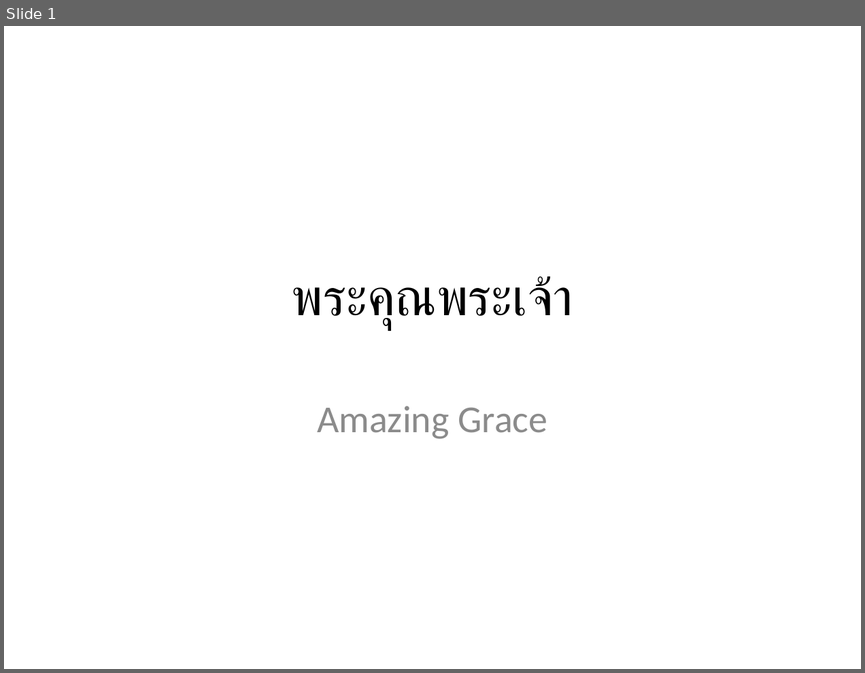
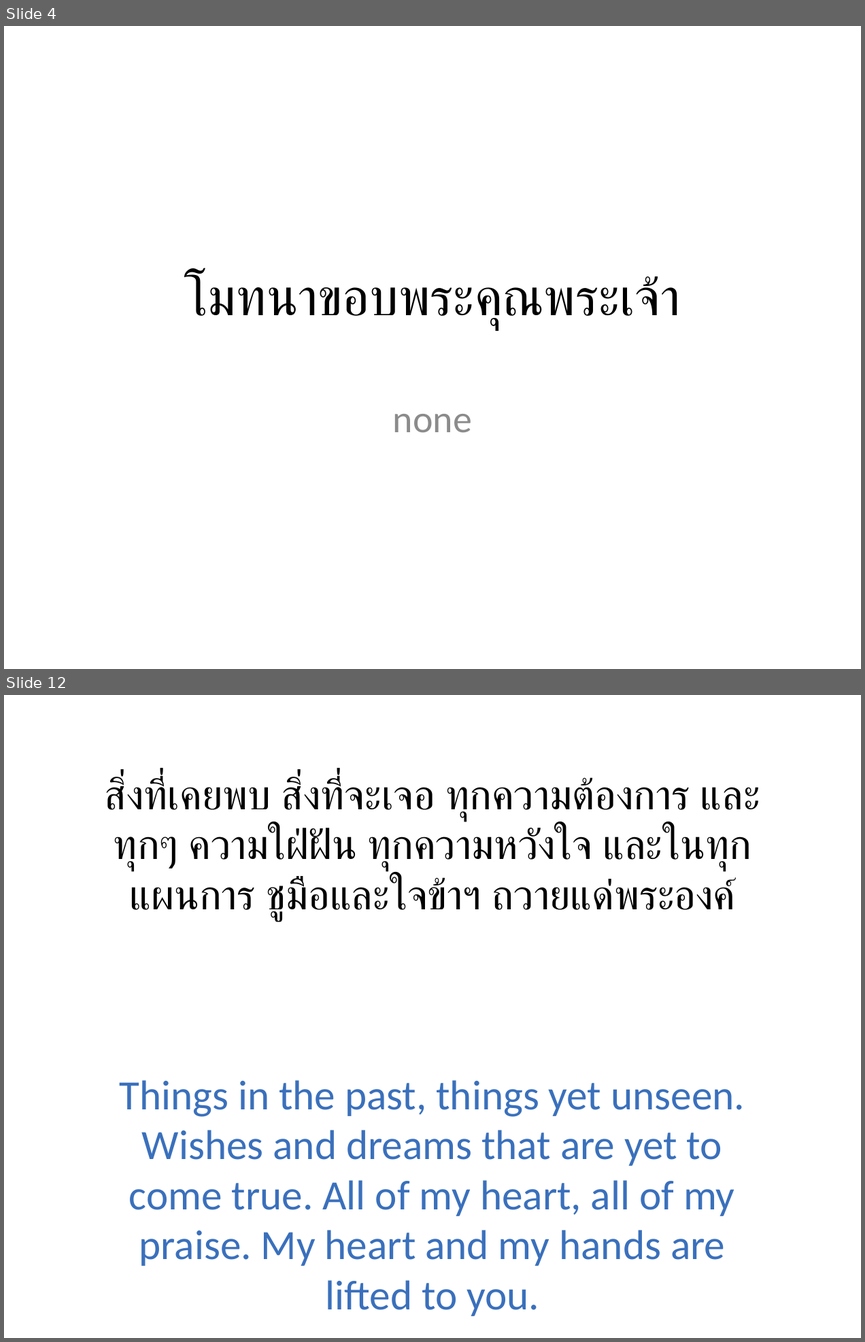
Before and after one commit to mightmay/songpptcreator, a slide deck: finishedppt/WorshipSongs.pptx. Shown one above the other, each under a label of ours: slide 1 before the commit, slides 4 and 12 after it; the slides between them are not shown. The pictures are 865x673 and 865x1342 pixels, drawn with LibreOffice and Linux fonts; fonts in the diff are those of the drawing. Boxes give left, top, right and bottom in pixels: in the first picture for what was removed or moved away, otherwise in the second. Text is boxed around its words. In the diff, an @@ line names an element or a change of style, - is before the commit and + after.

```diff
--- a/finishedppt/WorshipSongs.pptx
+++ b/finishedppt/WorshipSongs.pptx
@@ slide 12 added at <box>4,695,861,1338</box>, background #FFFFFF @@
@@ text added at <box>105,777,751,921</box>, 35 pt, text #000000 @@
+สิ่งที่เคยพบ สิ่งที่จะเจอ ทุกความต้องการ และทุกๆ ความใฝ่ฝัน ทุกความหวังใจ และในทุกแผนการ ชูมือและใจข้าฯ ถวายแด่พระองค์
@@ text added at <box>119,1080,745,1316</box>, 35 pt, text #3A70BC @@
+Things in the past, things yet unseen. Wishes and dreams that are yet to come true. All of my heart, all of my praise. My heart and my hands are lifted to you.
@@ what was slide 1 is now slide 4 @@
@@ slide 4 changed as well @@
@@ title at <box>184,274,680,329</box>: text changed @@
-พระคุณพระเจ้า
+โมทนาขอบพระคุณพระเจ้า
@@ subtitle at <box>393,414,472,433</box>: text changed @@
-Amazing Grace
+none
```
Also in this commit, not shown: 14 other slides added, 12 slides removed, 4 other files.
